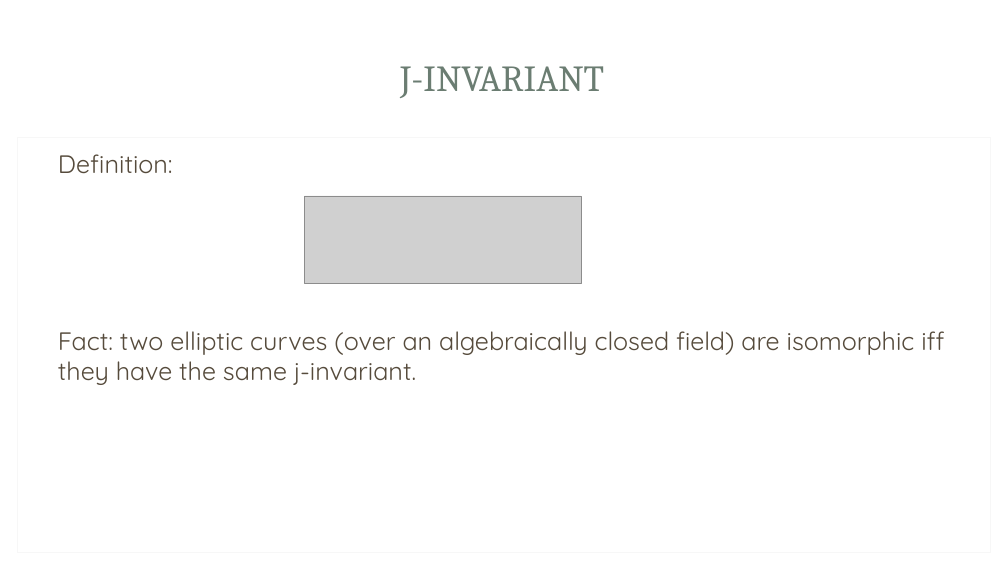
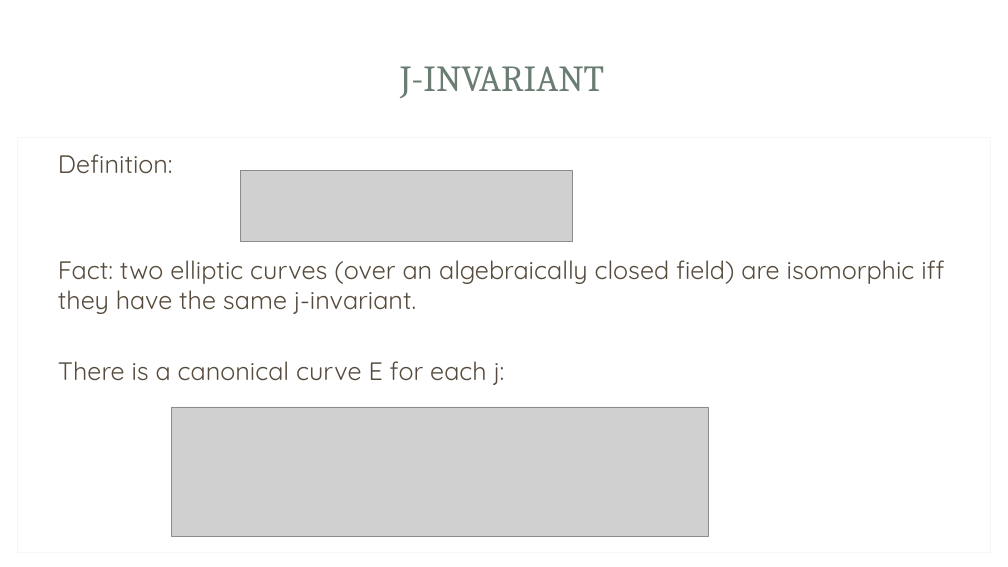
Before and after one commit to Srizzle/CS276-Project-Writeup, a slide deck: slide 4 of Presentation.ppt.pptx. Drawn at 1008x567 pixels with LibreOffice and Linux fonts; fonts in the diff are those of the drawing; grey boxes stand for pictures; background and template pictures are left out. Boxes give left, top, right and bottom in pixels: in the first picture for what was removed or moved away, otherwise in the second. Text is boxed around its words. In the diff, an @@ line names an element or a change of style, - is before the commit and + after.

```diff
--- a/Presentation.ppt.pptx
+++ b/Presentation.ppt.pptx
@@ picture added at (240,171,573,242) @@
@@ picture removed at (305,196,581,283) @@
@@ text at (58,361,505,385): paragraph added @@
+There is a canonical curve E for each j:
@@ picture added at (172,407,709,536) @@
```
Also in this commit, not shown: 5 other slides changed, 6 slides added, 5 slides removed, 4 other files.
